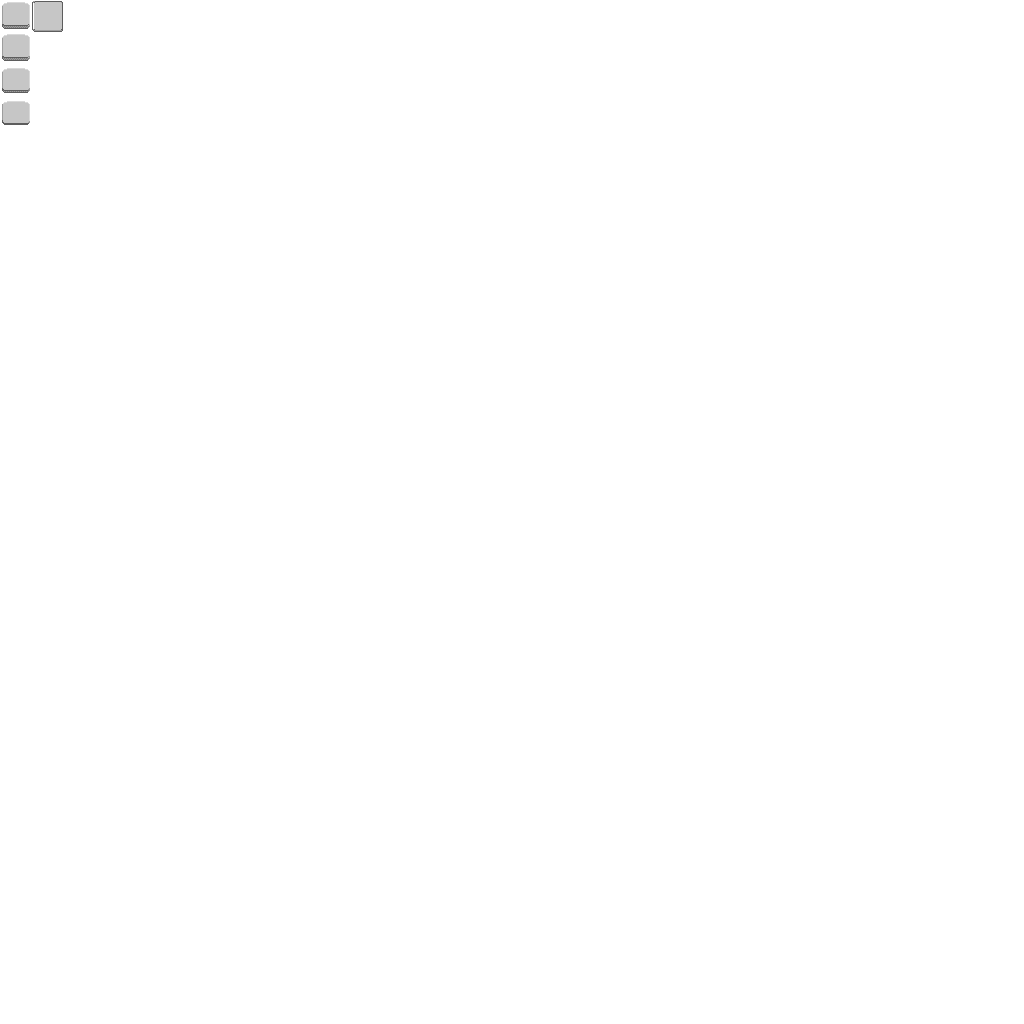
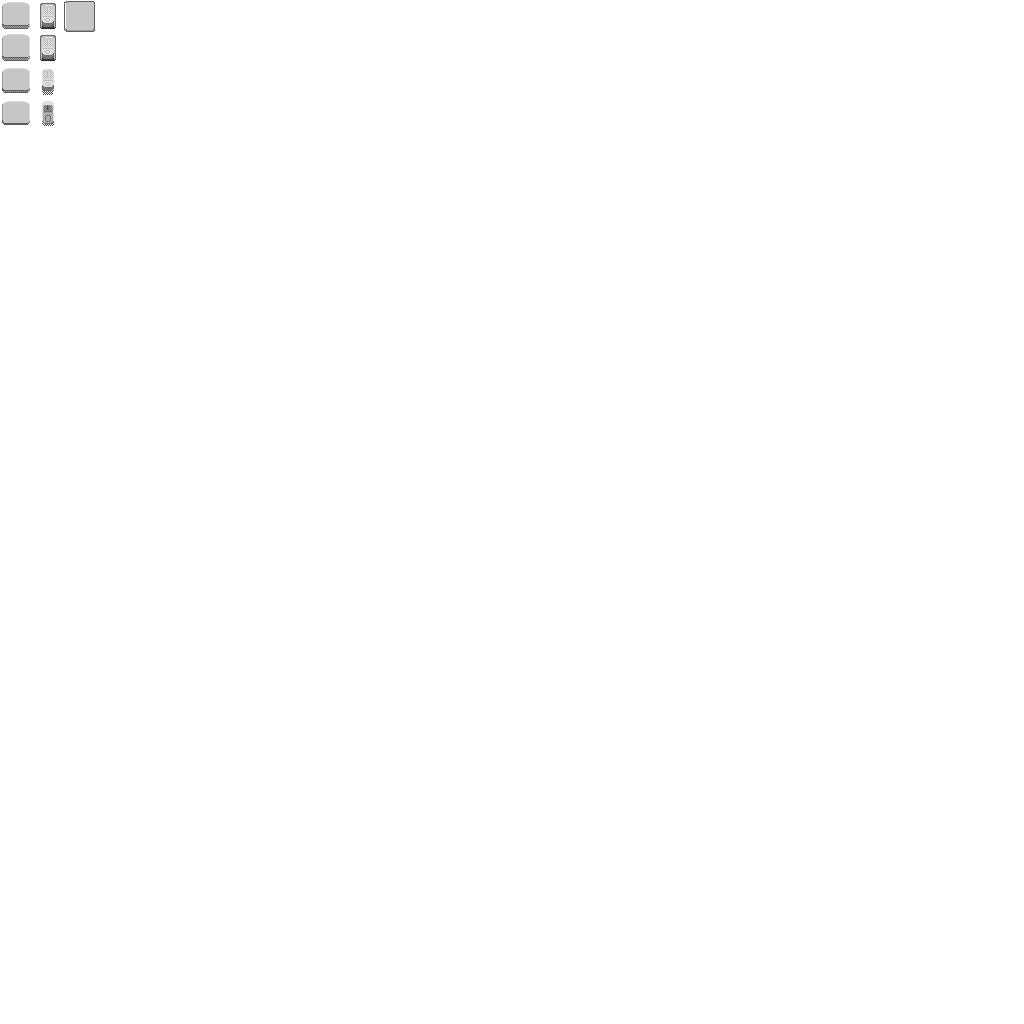
Layered file, before and after one edit (1024 × 1024). Changes by layer:
painted on "Background" over [32, 1, 95, 126]
